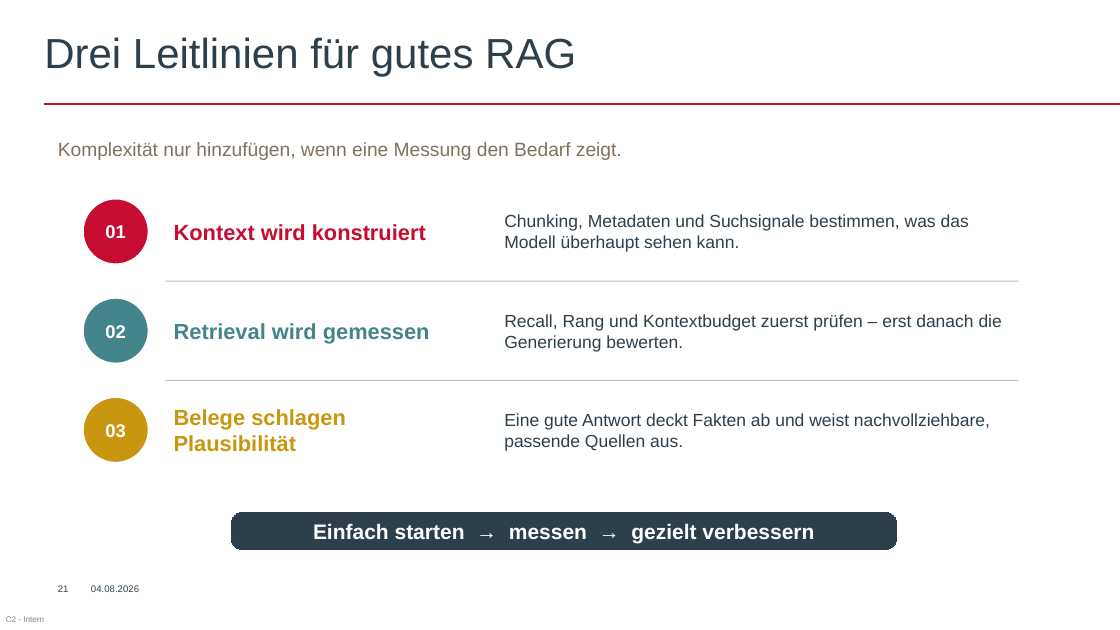
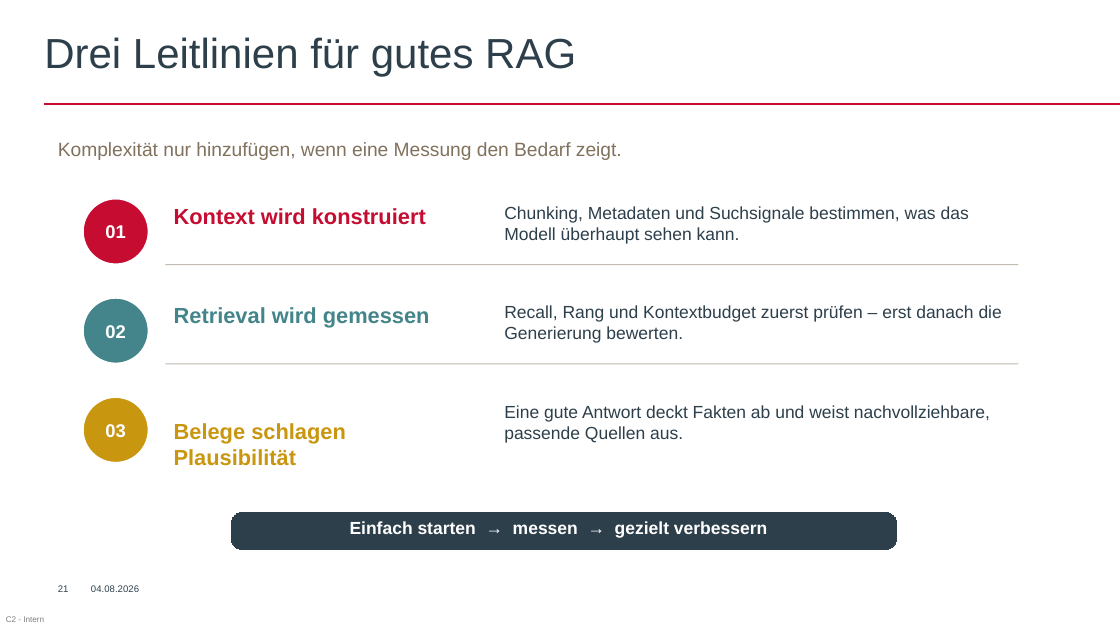
Before and after one commit to AkrosAG/RAG-Workshop, a slide deck: slide 27 of RAG_Workshop.pptx (slide 26 before the commit). Drawn at 1120x630 pixels with LibreOffice and Linux fonts; fonts in the diff are those of the drawing; background and template pictures are left out. Boxes give left, top, right and bottom in pixels: in the first picture for what was removed or moved away, otherwise in the second. Text is boxed around its words. In the diff, an @@ line names an element or a change of style, - is before the commit and + after.

```diff
--- a/RAG_Workshop.pptx
+++ b/RAG_Workshop.pptx
@@ text "Chunking, Metadaten und Suchsignale bestimmen, ...": place and size @@
-text "Chunking, Metadaten und Suchsignale bestimmen, ..." at box(504, 214, 969, 252)
+text "Chunking, Metadaten und Suchsignale bestimmen, ..." at box(504, 206, 969, 244)
@@ line moved from (166, 281) - (1018, 281) to (166, 265) - (1018, 265) @@
@@ vertical alignment middle to top in 3 elements at box(174, 423, 346, 466), box(174, 208, 426, 225), box(174, 307, 430, 328) @@
@@ text "Recall, Rang und Kontextbudget zuerst ...": place and size @@
-text "Recall, Rang und Kontextbudget zuerst ..." at box(504, 314, 1002, 352)
+text "Recall, Rang und Kontextbudget zuerst ..." at box(504, 305, 1002, 343)
@@ line moved from (166, 381) - (1018, 381) to (166, 364) - (1018, 364) @@
@@ text "Belege schlagen Plausibilität": place and size @@
-text "Belege schlagen Plausibilität" at box(174, 409, 346, 452)
+text "Belege schlagen Plausibilität" at box(174, 423, 346, 466)
@@ text "Eine gute Antwort deckt Fakten ...": place and size @@
-text "Eine gute Antwort deckt Fakten ..." at box(504, 413, 990, 451)
+text "Eine gute Antwort deckt Fakten ..." at box(504, 405, 990, 443)
@@ text in rounded rectangle at box(313, 523, 814, 543): text removed @@
-Einfach starten → messen → gezielt verbessern
@@ text added at box(350, 521, 767, 538), 15 pt, text #FFFFFF, bold @@
+Einfach starten → messen → gezielt verbessern
```
Also in this commit, not shown: 14 other slides changed, 1 slide added.
